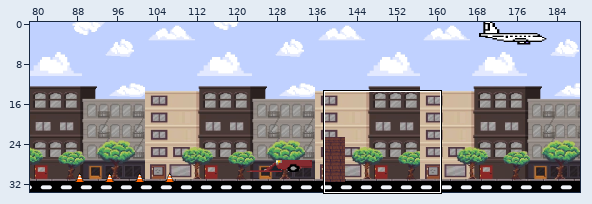
Tiled map -- Testing/assets/Town2.tmx. The first picture is a wide view before the edit; the outline marks the close-up.
Close-up. Old version:
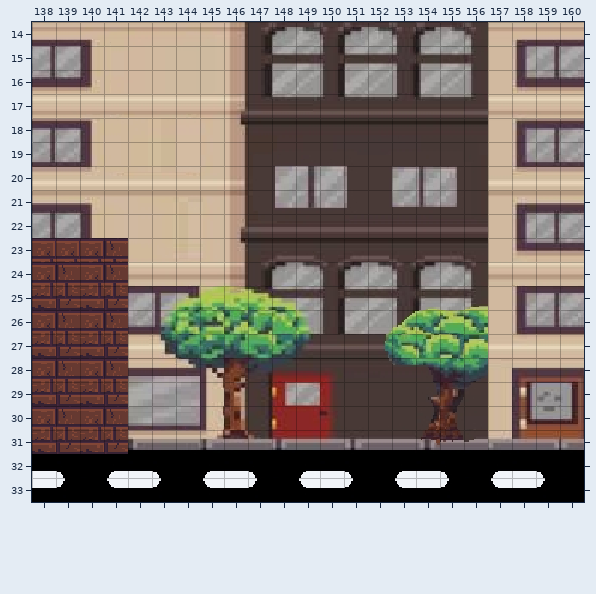
Cells are 16x16 px. Shown: x 138..160, y 14..33.
And afterwards:
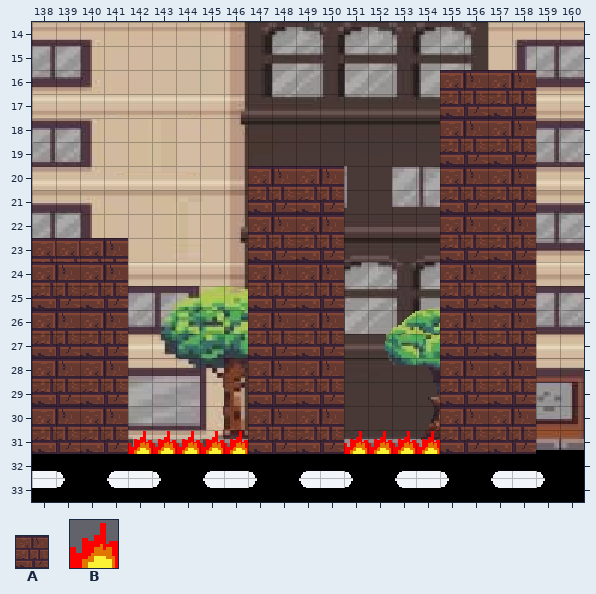
Key: from "Brick": A 0; from "Fire": B 0.
_ is an empty cell.
Tiles of an added or newly shown layer are drawn over the layers below it.
Diff:
Layer "Fire" (added):
There is now tile B in row 31 at x 142 to 146 and 151 to 154.
Layer "Wall":
There is now tile A in row 17 at x 155 and 157; in row 19 at x 155 and 157; in row 21 at x 147, 149, 155 and 157; in row 23 at x 147, 149, 155 and 157; in row 25 at x 147, 149, 155 and 157; in row 27 at x 147, 149, 155 and 157.
There is now tile A in row 29 at x 147, 149, 155 and 157; in row 31 at x 147, 149, 155 and 157.
